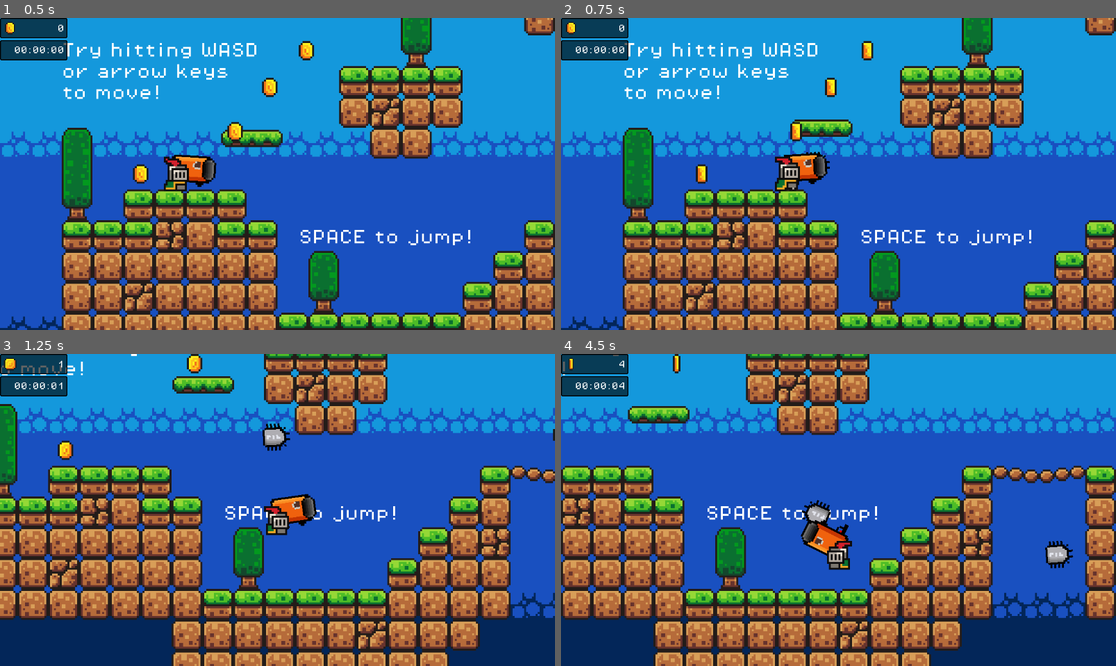
Above: before the commit, frames 1-4 (two rows, left to right).
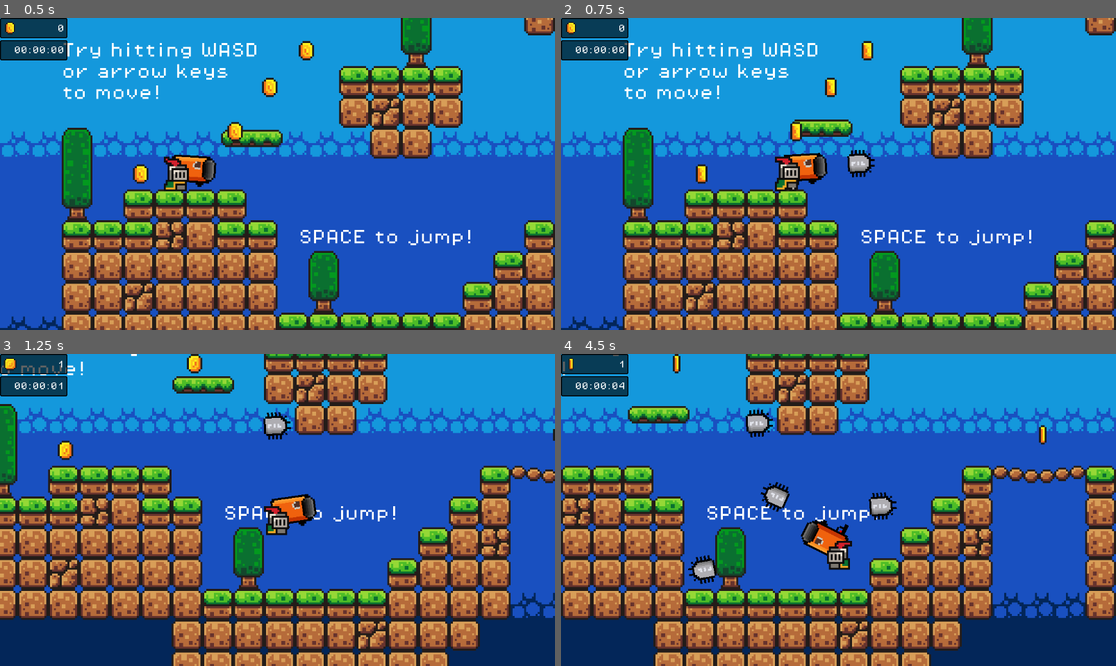
Above: after the commit, the same moments.

Repository: egorvania1/my-first-platformer
Game: Godot game, scene res://scenes/levels/level1.tscn
The game is run twice, just before and just after one commit, with the same random seed, the same clock (stepped at 60 frames per second) and the same inputs. Sound files missing from this copy of the repository are replaced by a short silence.
Inputs (mouse positions are in pixels of both pictures, inside the frame that each line leads up to):
- Up to frame 1 (0.5 s): no input
- Up to frame 2 (0.75 s): move the mouse to (960, 158) at 0.52 s; hold D (move_right) from 0.53 s (still down); click (960, 158) at 0.6 s
- Up to frame 3 (1.25 s): keep holding D (move_right); tap Space (jump) at 0.77 s
- Up to frame 4 (4.5 s): move the mouse to (727, 525) at 1.27 s; click (727, 525) at 1.35 s; tap Space (jump) at 1.52, 3.02, 3.77 s; move the mouse to (894, 441) at 2.02 s; release D (move_right) at 2.03 s; hold A (move_left) 2.03-2.78 s; click (894, 441) at 2.1 s; move the mouse to (810, 572) at 2.77 s; hold D (move_right) 2.78-4.28 s; click (810, 572) at 2.85 s; move the mouse to (1005, 556) at 3.52 s; click (1005, 556) at 3.6 s; move the mouse to (672, 463) at 4.27 s; hold A (move_left) from 4.28 s (still down); click (672, 463) at 4.35 s

Frame 1 is identical in both runs. In frame 2, 0.3% of the frame differs, in the area x 44-57%, y 42-52%; in frame 3, 0.5%; in frame 4, 1.9%, in the area x 10-93%, y 2-74%.

Commit message:
Faster gun bullet + wall collision

Diff:
--- a/scenes/gun_bullet.tscn
+++ b/scenes/gun_bullet.tscn
@@ -6,8 +6,7 @@
 [sub_resource type="CircleShape2D" id="CircleShape2D_vcpk2"]
 
 [node name="GunBullet" type="CharacterBody2D"]
-collision_layer = 2
-collision_mask = 4
+collision_layer = 4
 script = ExtResource("1_bvxop")
 
 [node name="RedactedProjectile" type="Sprite2D" parent="."]
--- a/scripts/gun_bullet.gd
+++ b/scripts/gun_bullet.gd
@@ -1,7 +1,7 @@
 extends CharacterBody2D
 
 
-const SPEED = 100.0
+const SPEED = 300.0
 
 func _ready() -> void:
 	velocity = transform.x * Vector2(SPEED, SPEED)
